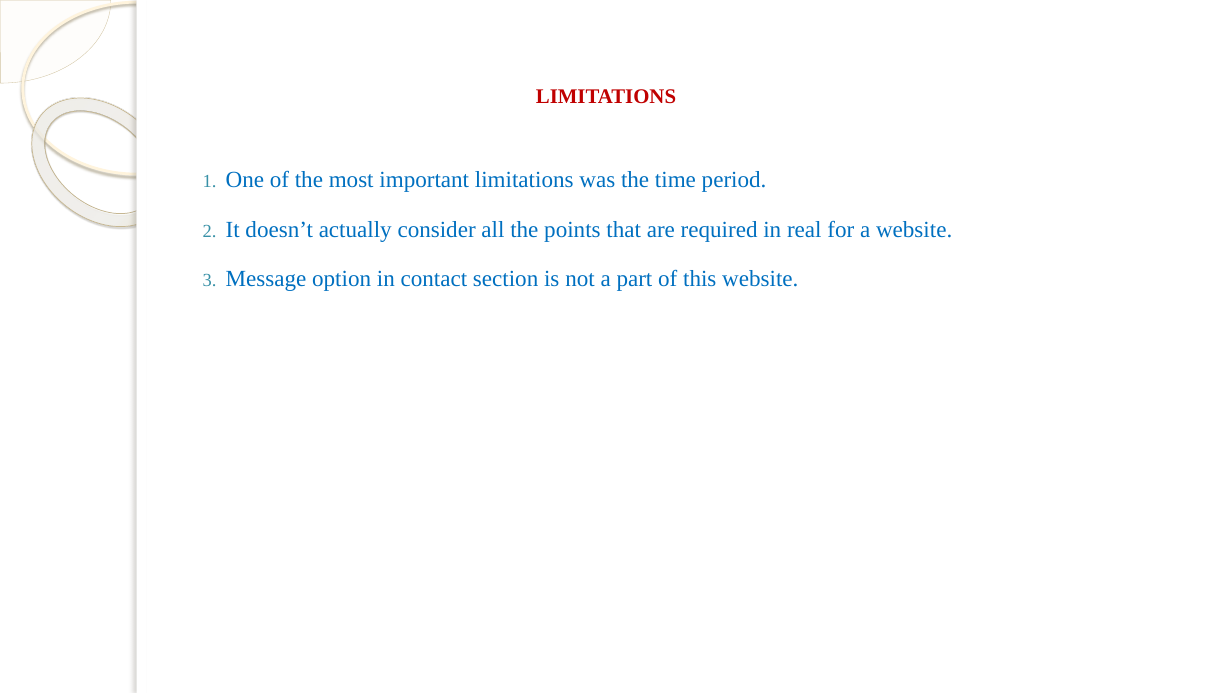
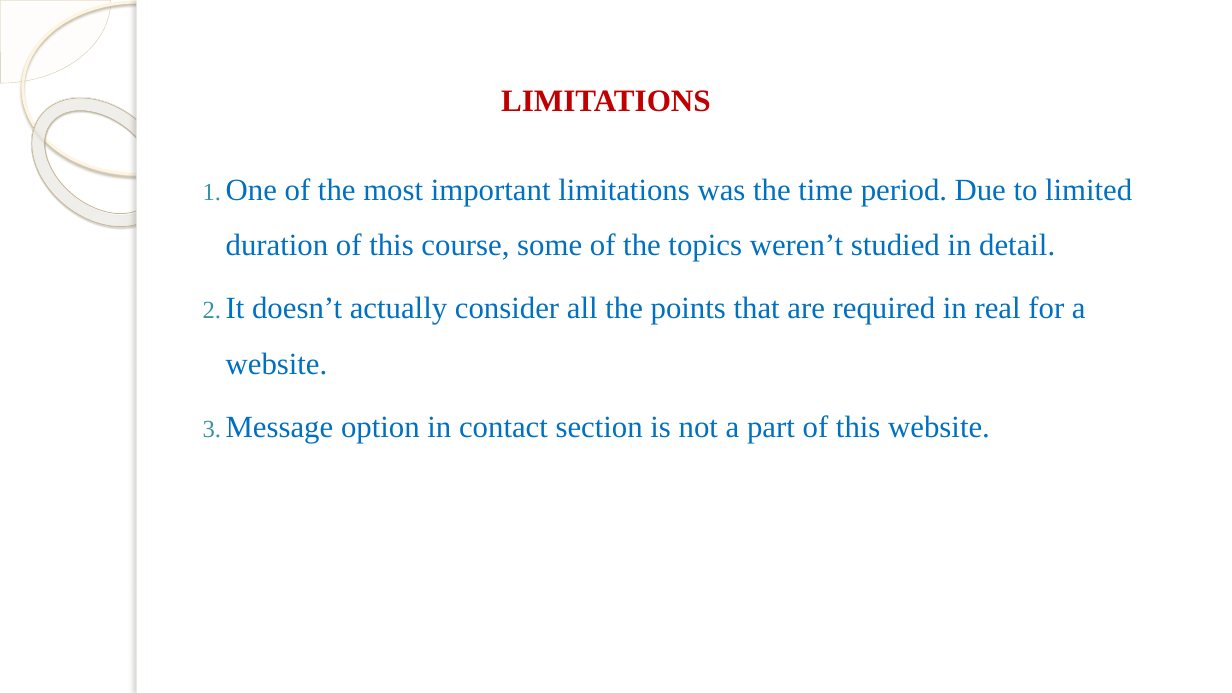
Before and after one commit to 0124hitesh/Web_Development, a slide deck: slide 15 of Summer Training Presentation.pptx. Drawn at 1232x693 pixels with LibreOffice and Linux fonts; fonts in the diff are those of the drawing; background and template pictures are left out. Boxes give left, top, right and bottom in pixels: in the first picture for what was removed or moved away, otherwise in the second. Text is boxed around its words. In the diff, an @@ line names an element or a change of style, - is before the commit and + after.

```diff
--- a/Summer Training Presentation.pptx
+++ b/Summer Training Presentation.pptx
@@ title "LIMITATIONS" at (x1=501, y1=90, x2=711, y2=112): size 16.2 to 24.3 pt @@
@@ text at (x1=226, y1=178, x2=1132, y2=261): text changed; size 18 to 24 pt @@
-1. One of the most important limitations was the time period.
+1. One of the most important limitations was the time period. Due to limited duration of this course, some of the topics weren’t studied in detail.
@@ text at (x1=226, y1=296, x2=1086, y2=443): size 18 to 24 pt in "It doesn’t actually consider all the points ...", "Message option in contact section is not ..." @@
```
Also in this commit, not shown: 6 other slides changed, 2 other files.
